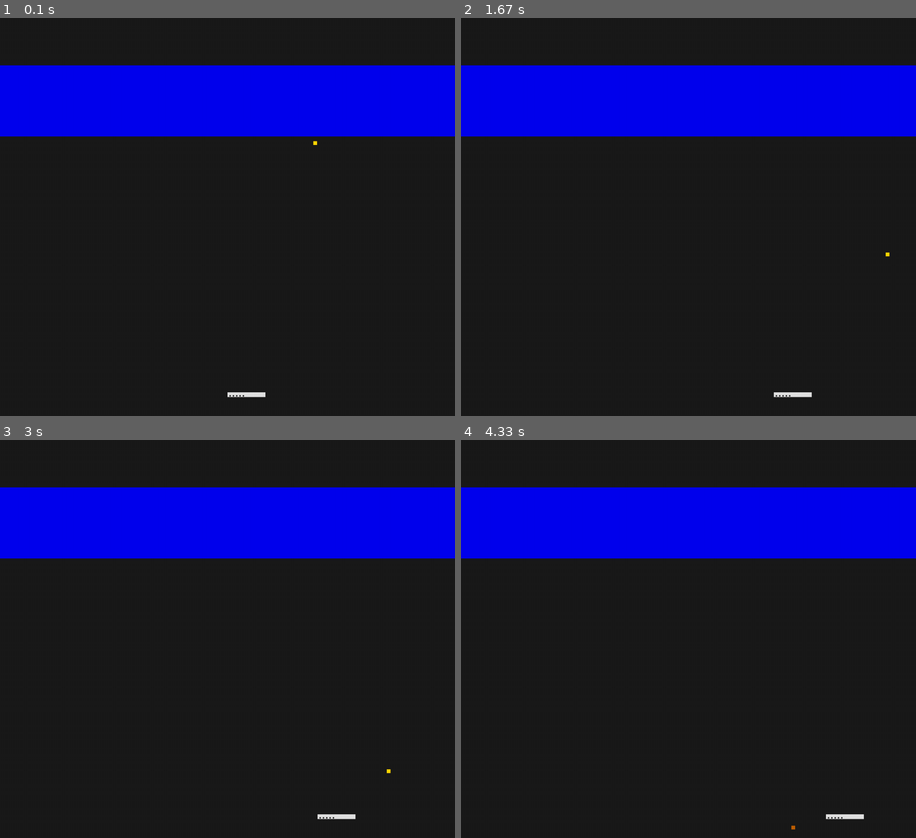
Above: before the commit, frames 1-4 (two rows, left to right).
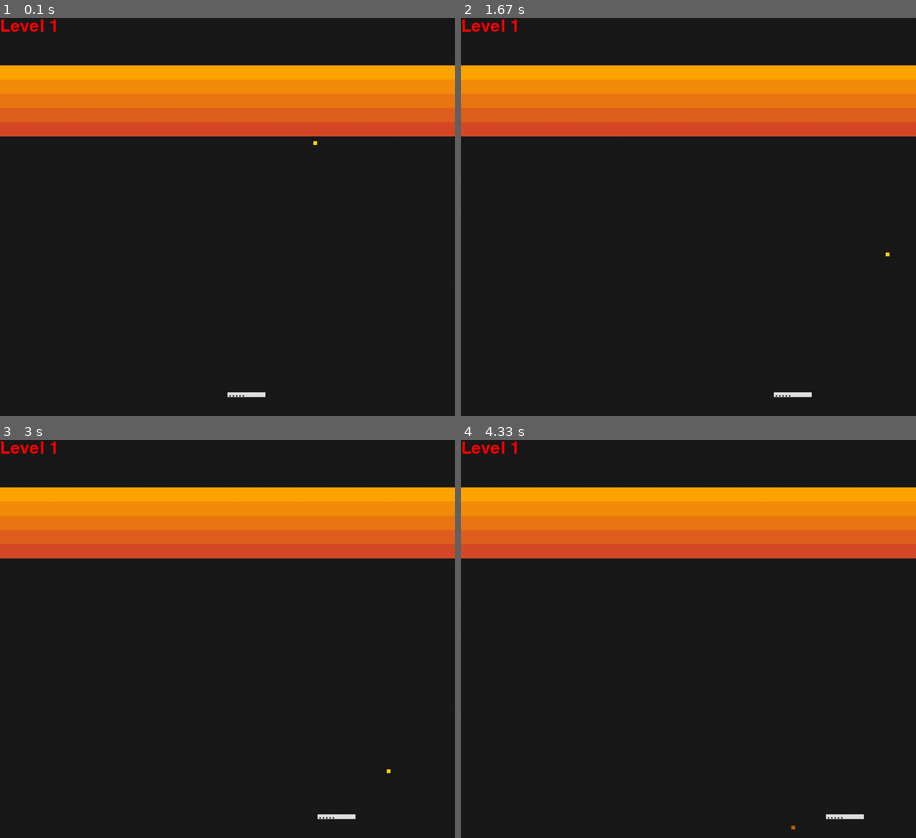
Above: after the commit, the same moments.

Repository: andygett/BreakoutXP-pygame
Game: pygame game, started from breakout.py
The game is run twice, just before and just after one commit, with the same random seed, the same clock (stepped at 60 frames per second) and the same inputs.
Inputs:
- Up to frame 1 (0.1 s): no input
- Up to frame 2 (1.67 s): hold Right 0.33-0.8 s; hold Right 0.83-1.3 s; hold Left from 1.33 s (still down)
- Up to frame 3 (3 s): release Left at 1.87 s; hold Left 1.9-2.3 s; hold Right 2.33-2.97 s
- Up to frame 4 (4.33 s): hold Left 3-3.47 s; hold Right 3.5-3.97 s; hold Right from 4 s (still down)

The runs differ from the first frame. In frame 1, 18% of the frame differs, in the area x 0-100%, y 0-30%; in frame 2, 18%; in frame 3, 18%; in frame 4, 18%.

Commit message:
Extra life. Refactor newGame().

Diff:
--- a/breakout.py
+++ b/breakout.py
@@ -1,7 +1,6 @@
 import sys, pygame, random
 import numpy as np
-#from pygame.constants import CONTROLLERAXISMOTION
-
+#import pygame.freetype
 
 colors = pygame.color.THECOLORS
 black = 0, 0, 0
@@ -14,12 +13,14 @@
 class Brick(pygame.sprite.Sprite):
   width = 80
   height = 30
-  color = colors["blue2"]
   def __init__(self, row, col):
     # Call the parent's constructor
     super().__init__()
+    topColor = colors["brown3"]
+    bottomColor = colors["orange"]
     self.image = pygame.Surface([Brick.width, Brick.height])
-    self.image.fill(Brick.color)
+#    self.image.fill(Brick.color)
+    self.image.fill(fadeColor(topColor, bottomColor, row / Wall.numRows))
     self.rect = self.image.get_rect()
     self.rect.x = Brick.width * col
     self.rect.y = Wall.topGap + Brick.height * row
@@ -38,22 +39,25 @@
     self.screen = pygame.display.set_mode(Game.size)
     pygame.display.set_caption('Break Out, go ahead and give it to me')
     self.clock = pygame.time.Clock()
+    self.font = pygame.font.Font(pygame.font.get_default_font(), 36)
+    self.levelThreshhold = 0.99999999999999999999999999999999999999999999999999999999999
+  #  gFont = pygame.freetype.Font("Comic Sans MS", 24)
+#    text_surface = font.render('Hello world', antialias=True, color=(255, 0, 0))
 
   def updateProgressBar(self):
     top=2
-    percent = (self.totalBricks - len(self.bricks)) / self.totalBricks
-#    barWidth = self.paddle.rect.width * (self.totalBricks - len(self.bricks)) / self.totalBricks
+    percent = (self.totalBricks - len(self.bricks)) / (self.hitThisManyBricksForNextLevel + 1)
     barWidth = self.paddle.rect.width * percent
     progressDone = self.paddle.image.subsurface((0,top,barWidth,2))
-    progressDone.fill(fadeColor(self.paddle.color, Brick.color, percent))
+    progressDone.fill(fadeColor(self.paddle.color, colors["navy"], percent))
 
   # returns true if still alive
   def updateLives(self, delta=0):
     self.lives += delta
-    if self.lives < 1:
+    if self.lives < 1 and not self.newGameWait:
       self.newGameWait = True
       self.waitList.append([pygame.time.get_ticks() + 4*1000,
-        lambda :self.newGame()])
+        self.newGame])
       return False
     size = 3
     pad = 4
@@ -67,10 +71,12 @@
         b.fill(fadeColor(self.paddle.color, colors["gray15"], 0))
     return True
 
-
   def newGame(self):
     self.lives = Game.numLives
-    self.waitList = []
+    self.level = 1
+    self.newLevel()
+
+  def newLevel(self):
     self.allsprites = pygame.sprite.Group()
     self.bricks = pygame.sprite.Group()
     self.balls = pygame.sprite.Group()
@@ -78,11 +84,20 @@
     self.paddle = Paddle()
     self.allsprites.add(self.paddle)
     self.updateLives()
+    self.waitList = []
     Wall.render()
     self.totalBricks = len(self.bricks)
+    self.hitThisManyBricksForNextLevel = self.totalBricks*self.levelThreshhold
     self.initPowerUps()
     self.addBall()
     self.newGameWait = False
+
+  def delayNewLevel(self):
+    self.level += 1
+    for b in self.balls:
+      b.fSpeed = 0.5
+    game.waitList.append([pygame.time.get_ticks() + 3 * 1000,
+      game.newLevel])
 
   def run(self):
     self.newGame()
@@ -104,10 +119,11 @@
 
 
       # Draw Everything
-      #self.screen.fill(black)
       self.screen.fill(colors["gray10"])
 
       self.allsprites.draw(self.screen)
+      text_surface = self.font.render("Level " + str(self.level), True, (255, 0, 0))
+      self.screen.blit(text_surface, dest=(0,0))
       pygame.display.flip()
     pygame.quit()
     sys.exit()
@@ -130,11 +146,13 @@
     for b in range(0, len(self.bricks)):
       brick=self.bricks.sprites()[b]
       r = random.random()
-      if r > 0.7:
+      if r > 0.99:
         brick.powerUps.append(PUpWiderPaddle(brick))
-      elif r > 0.6:
+      elif r > 0.985:
         brick.powerUps.append(PUpMultiBall(brick))
-        #self.bricks.sprites()[b].powerUps.append(PUpMultiBall(self.bricks.sprites()[b]))
+      elif r > 0.970:
+        brick.powerUps.append(PUpExtraLife(brick))
+
 
 
 class Paddle(pygame.sprite.Sprite):
@@ -226,7 +244,6 @@
 
   def checkDeath(self):
     if self.rect.top > game.paddle.rect.bottom:
-      #TODO: lose life, maybe conditionally bounce as a power up.  bounce for now.
       if self.alive:
         #self.speed[1] = -1
         self.fSpeed = 0.5
@@ -251,11 +268,10 @@
           game.powerUps.add(powerUp)
 
       self.bounce()
-#      if len(game.balls) < 3:
-#        newBall=Ball()
-#        game.allsprites.add(newBall)
-#        game.balls.add(newBall)
-      game.updateProgressBar()
+      if len(game.bricks) < int(game.totalBricks - game.hitThisManyBricksForNextLevel):
+        game.delayNewLevel()
+      else:
+        game.updateProgressBar()
 
   def hitPaddle(self):
     # Bounce if ball hits  paddle
@@ -288,8 +304,6 @@
     return Wall.topGap + Wall.numRows*Brick.height
 
 class PowerUp(pygame.sprite.Sprite):
-  #startColor=orange
-  #deadColor = darkOrange
   size = 8
   width = Brick.width/2
   height = Brick.height
@@ -353,8 +367,7 @@
 class PUpWiderPaddle(PowerUp):
   def __init__(self, brick):
     super().__init__(brick)
-    self.startColor = colors["papayawhip"]
-    self.image.fill(self.startColor)
+#    self.image.fill(self.startColor)
 
   def getStartColor(self):
       return colors["papayawhip"]
@@ -376,11 +389,21 @@
     game.addBall()
     for b in range(1, random.randint(PUpMultiBall.min, PUpMultiBall.max)):
       game.waitList.append([pygame.time.get_ticks() + delay*b,
-        lambda :game.addBall()])
+        game.addBall])
 
   def getStartColor(self):
       return colors["goldenrod"]
 
+class PUpExtraLife(PowerUp):
+  def __init__(self, brick):
+    super().__init__(brick)
+
+  def getStartColor(self):
+      return colors["cyan2"]
+
+  def activate(self):
+    game.updateLives(1)
+
 
 game=Game()
 game.run()
